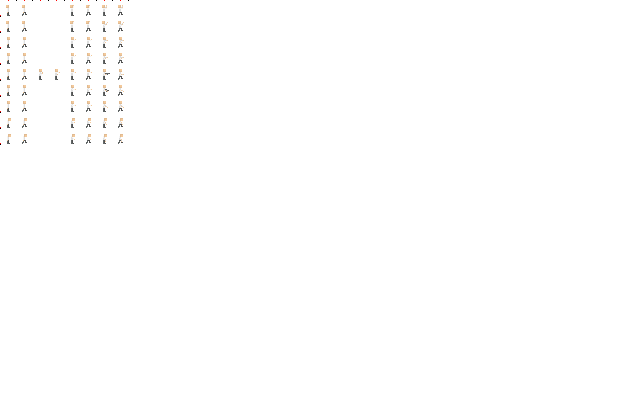
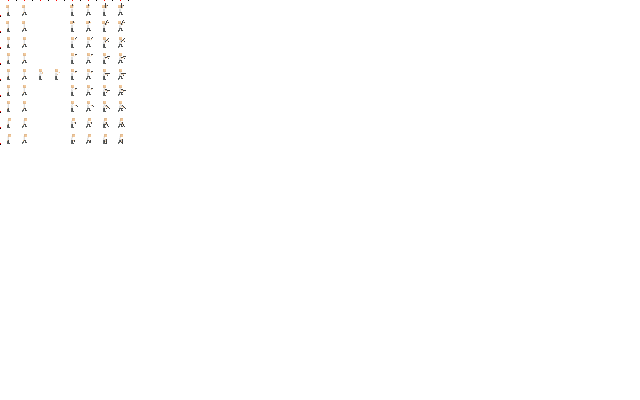
Comparing the layer stacks of the two (640, 400) images. Changes:
added layer "pistol" above "rifle" over bbox(72, 4, 94, 142)
painted on "rifle" over bbox(104, 3, 126, 144)
painted on "Background" over bbox(71, 21, 91, 141)
